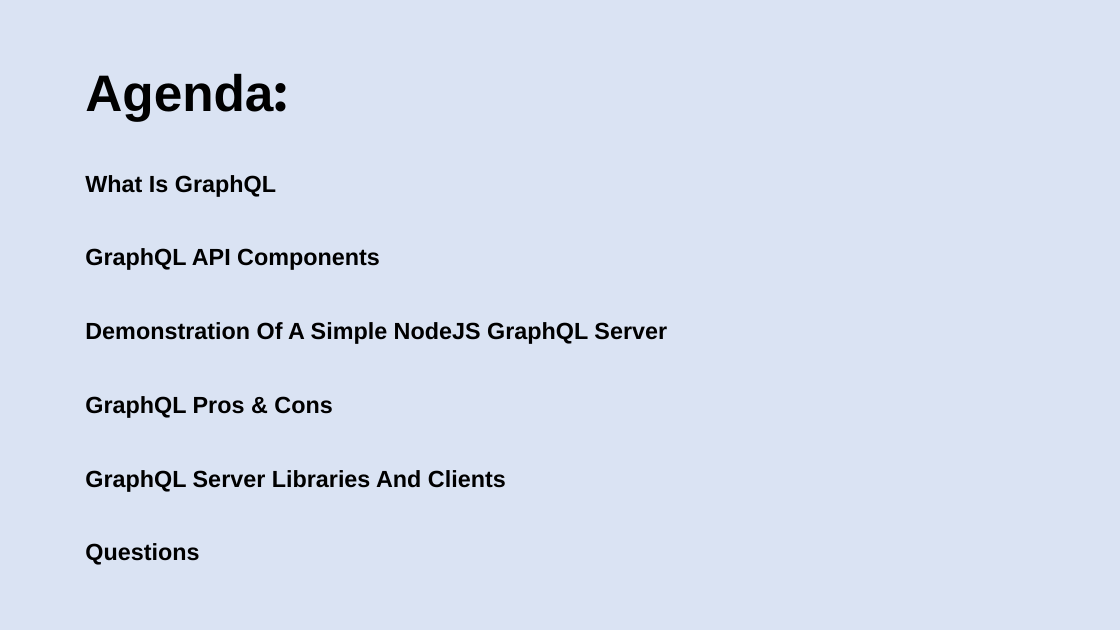
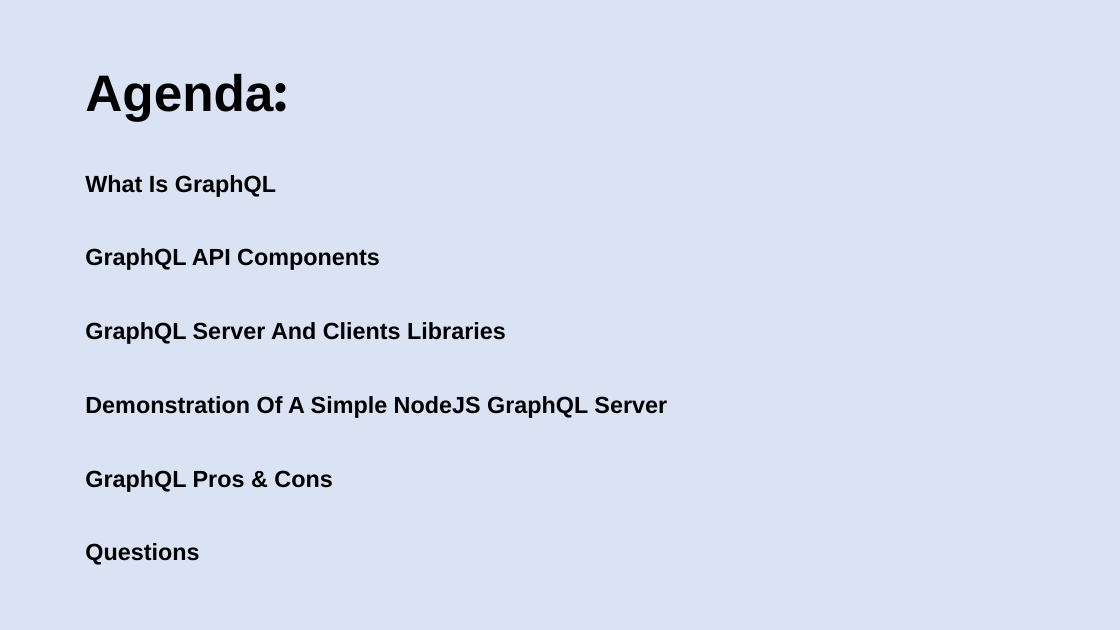
Before and after one commit to patelg123/graphql-presentation, a slide deck: slide 2 of current.pptx. Drawn at 1120x630 pixels with LibreOffice and Linux fonts; fonts in the diff are those of the drawing. Boxes give left, top, right and bottom in pixels: in the first picture for what was removed or moved away, otherwise in the second. Text is boxed around its words. In the diff, an @@ line names an element or a change of style, - is before the commit and + after.

```diff
--- a/current.pptx
+++ b/current.pptx
@@ text at (85, 322, 506, 344): paragraph added @@
+GraphQL Server And Clients Libraries
@@ text at (85, 470, 506, 492): paragraph removed @@
-GraphQL Server Libraries And Clients
```
Also in this commit, not shown: 12 other slides changed, 3 slides added, 3 slides removed.
